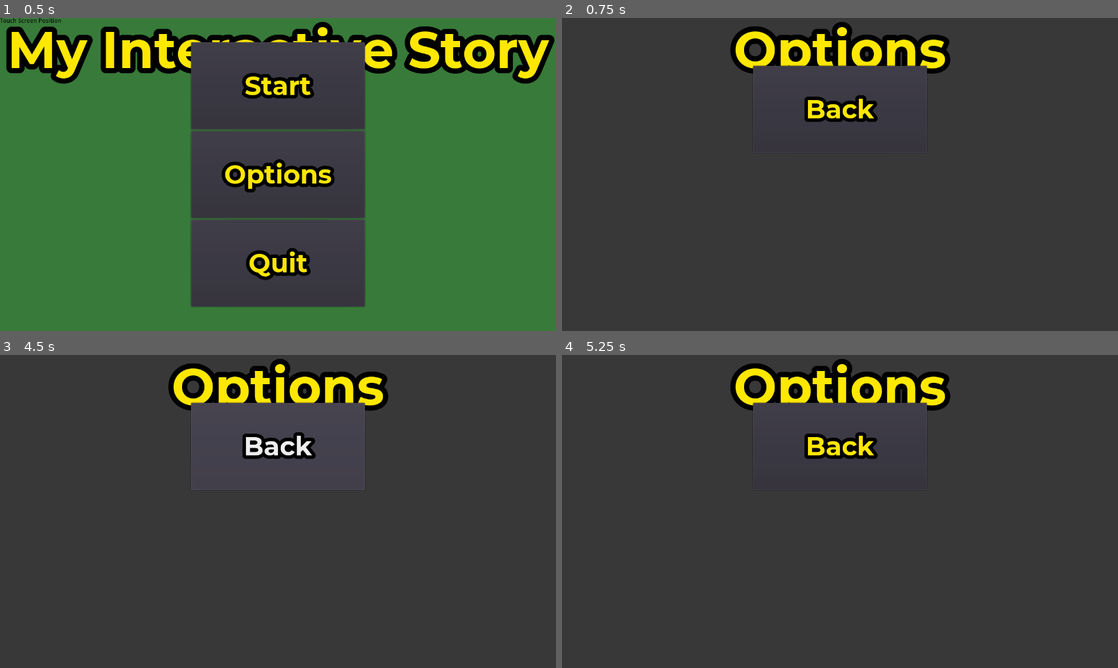
Above: before the commit, frames 1-4 (two rows, left to right).
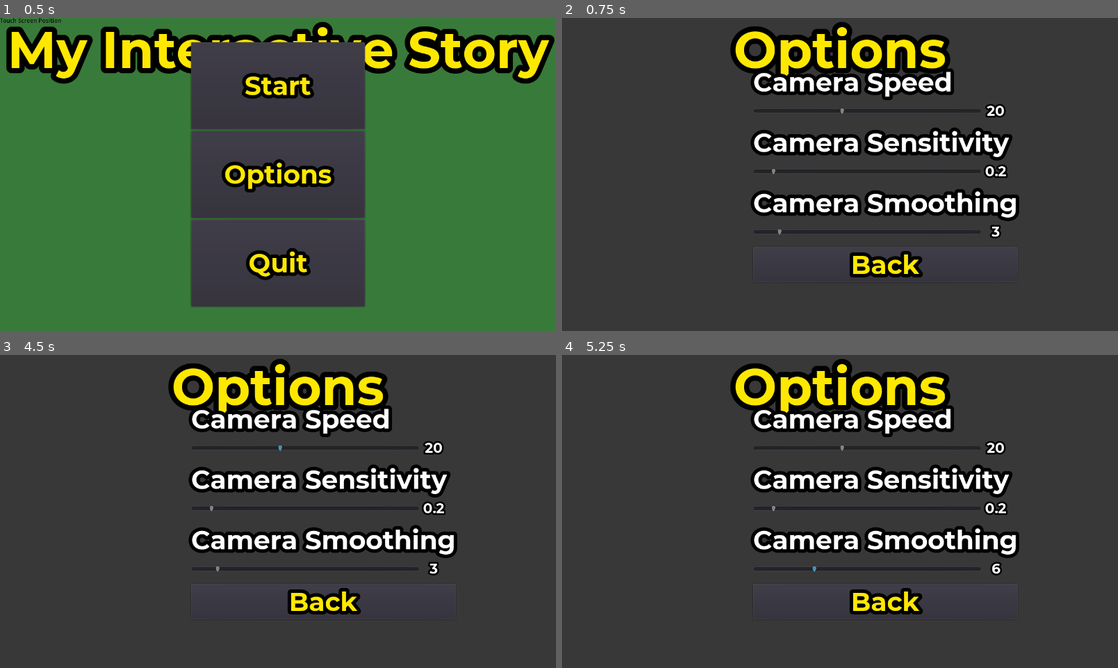
Above: after the commit, the same moments.

Repository: Mtaethefarmer/My-Interactive-Story
Game: Godot game, scene res://Prefab/UI.tscn
The game is run twice, just before and just after one commit, with the same random seed, the same clock (stepped at 60 frames per second) and the same inputs.
Inputs (mouse positions are in pixels of both pictures, inside the frame that each line leads up to):
- Up to frame 1 (0.5 s): no input
- Up to frame 2 (0.75 s): click "Options" at 0.5 s
- Up to frame 3 (4.5 s): click "Back" at 1.25 s; click "Options" at 2 s; tap Enter at 2.75, 4.25 s; move the mouse to (400, 495) at 2.77 s; hold Right (ui_right) 2.78-3.53 s; click (400, 495) at 2.92 s; tap Space at 3.5 s; move the mouse to (166, 527) at 3.52 s; hold Down (ui_down) 3.53-4.28 s; move the mouse to (333, 442) at 4.27 s; hold Right (ui_right) from 4.28 s (still down)
- Up to frame 4 (5.25 s): tap Space at 5 s; move the mouse to (812, 574) at 5.02 s; release Right (ui_right) at 5.03 s; hold Up (ui_up) from 5.03 s (still down); click (812, 574) at 5.17 s

Frame 1 is identical in both runs. In frame 2, 12% of the frame differs, in the area x 33-83%, y 15-83%; in frame 3, 12%; in frame 4, 12%.

Commit message:
Card 9 and Card 13 Completed

Diff:
--- /dev/null
+++ b/Parallax-Camera/Font/SmallMenuOptions.tres
@@ -0,0 +1,9 @@
+[gd_resource type="DynamicFont" load_steps=2 format=2]
+
+[ext_resource path="res://Font/Montserrat-Bold.ttf" type="DynamicFontData" id=1]
+
+[resource]
+size = 32
+outline_size = 4
+outline_color = Color( 0, 0, 0, 1 )
+font_data = ExtResource( 1 )
--- a/Parallax-Camera/Prefab/Options Menu.tscn
+++ b/Parallax-Camera/Prefab/Options Menu.tscn
@@ -1,8 +1,12 @@
-[gd_scene load_steps=4 format=2]
+[gd_scene load_steps=8 format=2]
 
 [ext_resource path="res://Font/NormalMenuHeader.tres" type="DynamicFont" id=1]
 [ext_resource path="res://Font/NormalMenuOptions.tres" type="DynamicFont" id=2]
-[ext_resource path="res://Script/Back.gd" type="Script" id=3]
+[ext_resource path="res://Script/HSliderCameraSpeed.gd" type="Script" id=3]
+[ext_resource path="res://Font/SmallMenuOptions.tres" type="DynamicFont" id=4]
+[ext_resource path="res://Script/HSliderCameraSensitivity.gd" type="Script" id=5]
+[ext_resource path="res://Script/HSliderCameraSmoothing.gd" type="Script" id=6]
+[ext_resource path="res://Script/Back.gd" type="Script" id=7]
 
 [node name="Options Menu" type="ColorRect"]
 anchor_right = 1.0
@@ -30,13 +34,118 @@
 margin_bottom = 250.0
 rect_min_size = Vector2( 300, 500 )
 
+[node name="Camera Speed" type="Label" parent="VBoxContainer"]
+editor/display_folded = true
+margin_right = 609.0
+margin_bottom = 135.0
+rect_min_size = Vector2( 0, 135 )
+custom_fonts/font = ExtResource( 2 )
+text = "Camera Speed"
+
+[node name="HBoxContainer" type="HBoxContainer" parent="VBoxContainer/Camera Speed"]
+margin_top = 79.0
+margin_right = 589.0
+margin_bottom = 129.0
+
+[node name="HSliderCameraSpeed" type="HSlider" parent="VBoxContainer/Camera Speed/HBoxContainer"]
+margin_right = 525.0
+margin_bottom = 50.0
+rect_min_size = Vector2( 0, 50 )
+size_flags_horizontal = 3
+min_value = 1.0
+max_value = 50.0
+value = 1.0
+ticks_on_borders = true
+script = ExtResource( 3 )
+
+[node name="ValueLabel" type="Label" parent="VBoxContainer/Camera Speed/HBoxContainer"]
+margin_left = 529.0
+margin_top = 5.0
+margin_right = 589.0
+margin_bottom = 45.0
+rect_min_size = Vector2( 60, 40 )
+custom_fonts/font = ExtResource( 4 )
+align = 1
+
+[node name="Camera Sensitivity" type="Label" parent="VBoxContainer"]
+editor/display_folded = true
+margin_top = 139.0
+margin_right = 609.0
+margin_bottom = 274.0
+rect_min_size = Vector2( 0, 135 )
+custom_fonts/font = ExtResource( 2 )
+text = "Camera Sensitivity"
+
+[node name="HBoxContainer" type="HBoxContainer" parent="VBoxContainer/Camera Sensitivity"]
+margin_top = 79.0
+margin_right = 589.0
+margin_bottom = 129.0
+
+[node name="HSliderCameraSensitivity" type="HSlider" parent="VBoxContainer/Camera Sensitivity/HBoxContainer"]
+margin_right = 525.0
+margin_bottom = 50.0
+rect_min_size = Vector2( 0, 50 )
+size_flags_horizontal = 3
+min_value = 0.05
+max_value = 2.0
+step = 0.05
+value = 0.05
+ticks_on_borders = true
+script = ExtResource( 5 )
+
+[node name="ValueLabel" type="Label" parent="VBoxContainer/Camera Sensitivity/HBoxContainer"]
+margin_left = 529.0
+margin_top = 5.0
+margin_right = 589.0
+margin_bottom = 45.0
+rect_min_size = Vector2( 60, 40 )
+custom_fonts/font = ExtResource( 4 )
+align = 1
+
+[node name="Camera Smoothing" type="Label" parent="VBoxContainer"]
+margin_top = 278.0
+margin_right = 609.0
+margin_bottom = 413.0
+rect_min_size = Vector2( 0, 135 )
+custom_fonts/font = ExtResource( 2 )
+text = "Camera Smoothing"
+
+[node name="HBoxContainer" type="HBoxContainer" parent="VBoxContainer/Camera Smoothing"]
+margin_top = 79.0
+margin_right = 589.0
+margin_bottom = 129.0
+
+[node name="HSliderCameraSmoothing" type="HSlider" parent="VBoxContainer/Camera Smoothing/HBoxContainer"]
+margin_right = 525.0
+margin_bottom = 50.0
+rect_min_size = Vector2( 0, 50 )
+size_flags_horizontal = 3
+min_value = 1.0
+max_value = 20.0
+value = 1.0
+ticks_on_borders = true
+script = ExtResource( 6 )
+
+[node name="ValueLabel" type="Label" parent="VBoxContainer/Camera Smoothing/HBoxContainer"]
+margin_left = 529.0
+margin_top = 5.0
+margin_right = 589.0
+margin_bottom = 45.0
+rect_min_size = Vector2( 60, 40 )
+custom_fonts/font = ExtResource( 4 )
+align = 1
+
 [node name="Back" type="Button" parent="VBoxContainer"]
-margin_right = 400.0
-margin_bottom = 200.0
-rect_min_size = Vector2( 400, 200 )
+margin_top = 417.0
+margin_right = 609.0
+margin_bottom = 498.0
+rect_min_size = Vector2( 400, 50 )
 custom_fonts/font = ExtResource( 2 )
 custom_colors/font_color = Color( 1, 0.913725, 0, 1 )
 text = "Back"
-script = ExtResource( 3 )
+script = ExtResource( 7 )
 
+[connection signal="value_changed" from="VBoxContainer/Camera Speed/HBoxContainer/HSliderCameraSpeed" to="VBoxContainer/Camera Speed/HBoxContainer/HSliderCameraSpeed" method="_on_HSliderCameraSpeed_value_changed"]
+[connection signal="value_changed" from="VBoxContainer/Camera Sensitivity/HBoxContainer/HSliderCameraSensitivity" to="VBoxContainer/Camera Sensitivity/HBoxContainer/HSliderCameraSensitivity" method="_on_HSliderCameraSensitivity_value_changed"]
+[connection signal="value_changed" from="VBoxContainer/Camera Smoothing/HBoxContainer/HSliderCameraSmoothing" to="VBoxContainer/Camera Smoothing/HBoxContainer/HSliderCameraSmoothing" method="_on_HSliderCameraSmoothing_value_changed"]
 [connection signal="pressed" from="VBoxContainer/Back" to="VBoxContainer/Back" method="_on_Back_pressed"]
--- a/Parallax-Camera/Prefab/Player.tscn
+++ b/Parallax-Camera/Prefab/Player.tscn
@@ -1,9 +1,12 @@
-[gd_scene load_steps=6 format=2]
+[gd_scene load_steps=9 format=2]
 
 [ext_resource path="res://Script/Player.gd" type="Script" id=1]
-[ext_resource path="res://Texture/Icons/menuListBlk.png" type="Texture" id=2]
-[ext_resource path="res://Texture/Icons/menuListWht.png" type="Texture" id=3]
-[ext_resource path="res://Script/TextureButton.gd" type="Script" id=4]
+[ext_resource path="res://Texture/Icons/crosshair-blk.png" type="Texture" id=2]
+[ext_resource path="res://Texture/Icons/crosshair-wht.png" type="Texture" id=3]
+[ext_resource path="res://Script/ResetPosition.gd" type="Script" id=4]
+[ext_resource path="res://Texture/Icons/menuListBlk.png" type="Texture" id=5]
+[ext_resource path="res://Texture/Icons/menuListWht.png" type="Texture" id=6]
+[ext_resource path="res://Script/TextureButton.gd" type="Script" id=7]
 
 [sub_resource type="CircleShape2D" id=1]
 
@@ -34,17 +37,39 @@
 
 [node name="CanvasLayer" type="CanvasLayer" parent="."]
 
-[node name="TextureButton" type="TextureButton" parent="CanvasLayer"]
-anchor_left = 1.0
+[node name="HBoxContainer" type="HBoxContainer" parent="CanvasLayer"]
+anchor_left = 0.5
 anchor_top = 1.0
-anchor_right = 1.0
+anchor_right = 0.5
 anchor_bottom = 1.0
-margin_left = -150.0
+margin_left = -640.0
 margin_top = -150.0
+margin_right = 640.0
+rect_min_size = Vector2( 150, 150 )
+alignment = 2
+
+[node name="ResetPosition" type="TextureButton" parent="CanvasLayer/HBoxContainer"]
+modulate = Color( 0, 0, 0, 1 )
+margin_left = 976.0
+margin_right = 1126.0
+margin_bottom = 150.0
 rect_min_size = Vector2( 150, 150 )
 texture_normal = ExtResource( 2 )
 texture_pressed = ExtResource( 3 )
 expand = true
+stretch_mode = 4
 script = ExtResource( 4 )
 
-[connection signal="pressed" from="CanvasLayer/TextureButton" to="CanvasLayer/TextureButton" method="_on_TextureButton_pressed"]
+[node name="Menu" type="TextureButton" parent="CanvasLayer/HBoxContainer"]
+margin_left = 1130.0
+margin_right = 1280.0
+margin_bottom = 150.0
+rect_min_size = Vector2( 150, 150 )
+texture_normal = ExtResource( 5 )
+texture_pressed = ExtResource( 6 )
+expand = true
+stretch_mode = 5
+script = ExtResource( 7 )
+
+[connection signal="pressed" from="CanvasLayer/HBoxContainer/ResetPosition" to="CanvasLayer/HBoxContainer/ResetPosition" method="_on_ResetPosition_pressed"]
+[connection signal="pressed" from="CanvasLayer/HBoxContainer/Menu" to="CanvasLayer/HBoxContainer/Menu" method="_on_TextureButton_pressed"]
--- /dev/null
+++ b/Parallax-Camera/Script/Globals.gd
@@ -0,0 +1,15 @@
+extends Node
+
+#warning-ignore:unused_class_variable
+var Player_Speed = 20        #Range 1 -50, alias Camera Speed
+#warning-ignore:unused_class_variable
+var Gyro_Threshold = 0.2 #Range 0.05 - 0.5, alias Camera Sensitivity
+#warning-ignore:unused_class_variable
+var Camera_Smoothing = 3     #Range 1 - 20
+
+func _ready():
+	pass # Replace with function body.
+
+# Called every frame. 'delta' is the elapsed time since the previous frame.
+#func _process(delta):
+#	pass
--- /dev/null
+++ b/Parallax-Camera/Script/HSliderCameraSensitivity.gd
@@ -0,0 +1,45 @@
+extends HSlider
+"""
+Name    : HSliderCameraSensitivity.gd
+Summary : Controls the Camera Sensitivity(Gyro Threshold) in the Options Menu
+Author  : Devone Reynolds
+"""
+
+"""PUBLIC VARS"""
+""""""
+
+"""PRIVATE VARS"""
+#Variables shared between scenes
+onready var Globals = get_node("/root/Globals")
+""""""
+
+"""PUBLIC FX"""
+""""""
+
+"""PRIVATE FX"""
+"""
+Name   : _ready
+Summary: Called when the node enters the scene tree for the first time.
+Input  : None
+Output : None
+"""
+func _ready():
+	#Retrieve starting value
+	value = Globals.Gyro_Threshold
+
+	#Set value label
+	get_parent().get_node("ValueLabel").text = str(value)
+
+"""
+Name   : _on_HSliderCameraSensitivity_value_changed
+Summary: Change the Camera Sensitivity(Gyro Threshold) when player uses slider
+Input  : value - Current value on slider
+Output : None
+"""
+func _on_HSliderCameraSensitivity_value_changed(value):
+	#Change the Camera Sensitivity(Gyro Threshold) to the current value
+	Globals.Gyro_Threshold = value
+
+	#Update label
+	get_parent().get_node("ValueLabel").text = str(value)
+""""""
--- /dev/null
+++ b/Parallax-Camera/Script/HSliderCameraSmoothing.gd
@@ -0,0 +1,45 @@
+extends HSlider
+"""
+Name    : HSliderCameraSmoothing.gd
+Summary : Controls the Camera Smoothing Speed (pixels/sec) in the Options Menu
+Author  : Devone Reynolds
+"""
+
+"""PUBLIC VARS"""
+""""""
+
+"""PRIVATE VARS"""
+#Variables shared between scenes
+onready var Globals = get_node("/root/Globals")
+""""""
+
+"""PUBLIC FX"""
+""""""
+
+"""PRIVATE FX"""
+"""
+Name   : _ready
+Summary: Called when the node enters the scene tree for the first time.
+Input  : None
+Output : None
+"""
+func _ready():
+	#Retrive starting value
+	value = Globals.Camera_Smoothing
+
+	#Set value label
+	get_parent().get_node("ValueLabel").text = str(value)
+
+"""
+Name   : _on_HSliderCameraSmoothing_value_changed
+Summary: Change the Camera Smoothing when player uses slider
+Input  : value - Current value on slider
+Output : None
+"""
+func _on_HSliderCameraSmoothing_value_changed(value):
+	#Change the Camera Smoothing(Player Speed) to the current value
+	Globals.Camera_Smoothing = value
+
+	#Update label
+	get_parent().get_node("ValueLabel").text = str(value)
+""""""
--- /dev/null
+++ b/Parallax-Camera/Script/HSliderCameraSpeed.gd
@@ -0,0 +1,45 @@
+extends HSlider
+"""
+Name    : HSliderCameraSpeed.gd
+Summary : Controls the Camera Speed(Player Speed) in the Options Menu
+Author  : Devone Reynolds
+"""
+
+"""PUBLIC VARS"""
+""""""
+
+"""PRIVATE VARS"""
+#Variables shared between scenes
+onready var Globals = get_node("/root/Globals")
+""""""
+
+"""PUBLIC FX"""
+""""""
+
+"""PRIVATE FX"""
+"""
+Name   : _ready
+Summary: Called when the node enters the scene tree for the first time.
+Input  : None
+Output : None
+"""
+func _ready():
+	#Retrive starting value
+	value = Globals.Player_Speed
+
+	#Set value label
+	get_parent().get_node("ValueLabel").text = str(value)
+
+"""
+Name   : _on_HSliderCameraSpeed_value_changed
+Summary: Change the Camera Speed(Player Speed) when player uses slider
+Input  : value - Current value on slider
+Output : None
+"""
+func _on_HSliderCameraSpeed_value_changed(value):
+	#Change the Camera Speed(Player Speed) to the current value
+	Globals.Player_Speed = value
+
+	#Update label
+	get_parent().get_node("ValueLabel").text = str(value)
+""""""
--- a/Parallax-Camera/Script/Player.gd
+++ b/Parallax-Camera/Script/Player.gd
@@ -1,11 +1,14 @@
 extends Node2D
+
+#Globals
+onready var Globals = get_node("/root/Globals")
 
 #Alias for child nodes
 onready var Body = $KinematicBody2D
 
 #Public Variables
-export (int) var Speed = 200           #How fast the player moves on screen in pixels
-export (float) var GyroThreshold = 0.1 #Deadzone for gyroscope on phone
+export (int) var Speed              #How fast the player moves on screen in pixels
+export (float) var GyroThreshold
 export (bool) var Debug = true         #Flag for displaying additional info
 export (int) var MinimumHorzontalLimit = 0
 export (int) var MaximumHorizontalLimit = 20000
@@ -15,7 +18,9 @@
 var Gyroscope = Vector3() #Ranges from (0.0 - 1.0)
 
 func _ready():
-	pass
+	Speed = Globals.Player_Speed
+	GyroThreshold = Globals.Gyro_Threshold
+	$KinematicBody2D/Camera2D.smoothing_speed = Globals.Camera_Smoothing
 
 #warning-ignore:unused_argument
 func _process(delta):
@@ -70,3 +75,9 @@
 		Body.global_position.x = MinimumHorzontalLimit
 	if Body.global_position.x > MaximumHorizontalLimit:
 		Body.global_position.x = MaximumHorizontalLimit
+
+func set_gyrothreshold(value):
+	GyroThreshold = value
+
+func get_gyrothreshold():
+	return GyroThreshold
--- /dev/null
+++ b/Parallax-Camera/Script/ResetPosition.gd
@@ -0,0 +1,17 @@
+extends TextureButton
+
+# Declare member variables here. Examples:
+# var a = 2
+# var b = "text"
+
+# Called when the node enters the scene tree for the first time.
+func _ready():
+	pass # Replace with function body.
+
+# Called every frame. 'delta' is the elapsed time since the previous frame.
+#func _process(delta):
+#	pass
+
+
+func _on_ResetPosition_pressed():
+	get_parent().get_parent().get_parent().get_node("KinematicBody2D").position = Vector2.ZERO
--- /dev/null
+++ b/Parallax-Camera/Script/Stub.gd
@@ -0,0 +1,27 @@
+extends Node
+"""
+Name    : Stub.gd
+Summary : Default file for defining Code Guidelines
+Author  : Devone Reynolds
+"""
+
+"""PUBLIC VARS"""
+""""""
+
+"""PRIVATE VARS"""
+""""""
+
+"""PUBLIC FX"""
+""""""
+
+"""PRIVATE FX"""
+"""
+Name   : _ready
+Summary: Called when the node enters the scene tree for the first time.
+Input  : None
+Output : None
+"""
+func _ready():
+	pass
+
+""""""
--- a/Parallax-Camera/project.godot
+++ b/Parallax-Camera/project.godot
@@ -19,6 +19,10 @@
 run/main_scene="res://Prefab/UI.tscn"
 config/icon="res://Texture/icon.png"
 
+[autoload]
+
+Globals="*res://Script/Globals.gd"
+
 [display]
 
 window/size/width=1280
Binary file added: Parallax-Camera/Texture/Icons/crosshair-blk.png
Not shown, added: Parallax-Camera/Texture/Icons/crosshair-blk.png.import
Binary file added: Parallax-Camera/Texture/Icons/crosshair-wht.png
Not shown, added: Parallax-Camera/Texture/Icons/crosshair-wht.png.import
Not shown, changed: Parallax-Camera/Andriod-Ex/Parallax-Camera.apk
